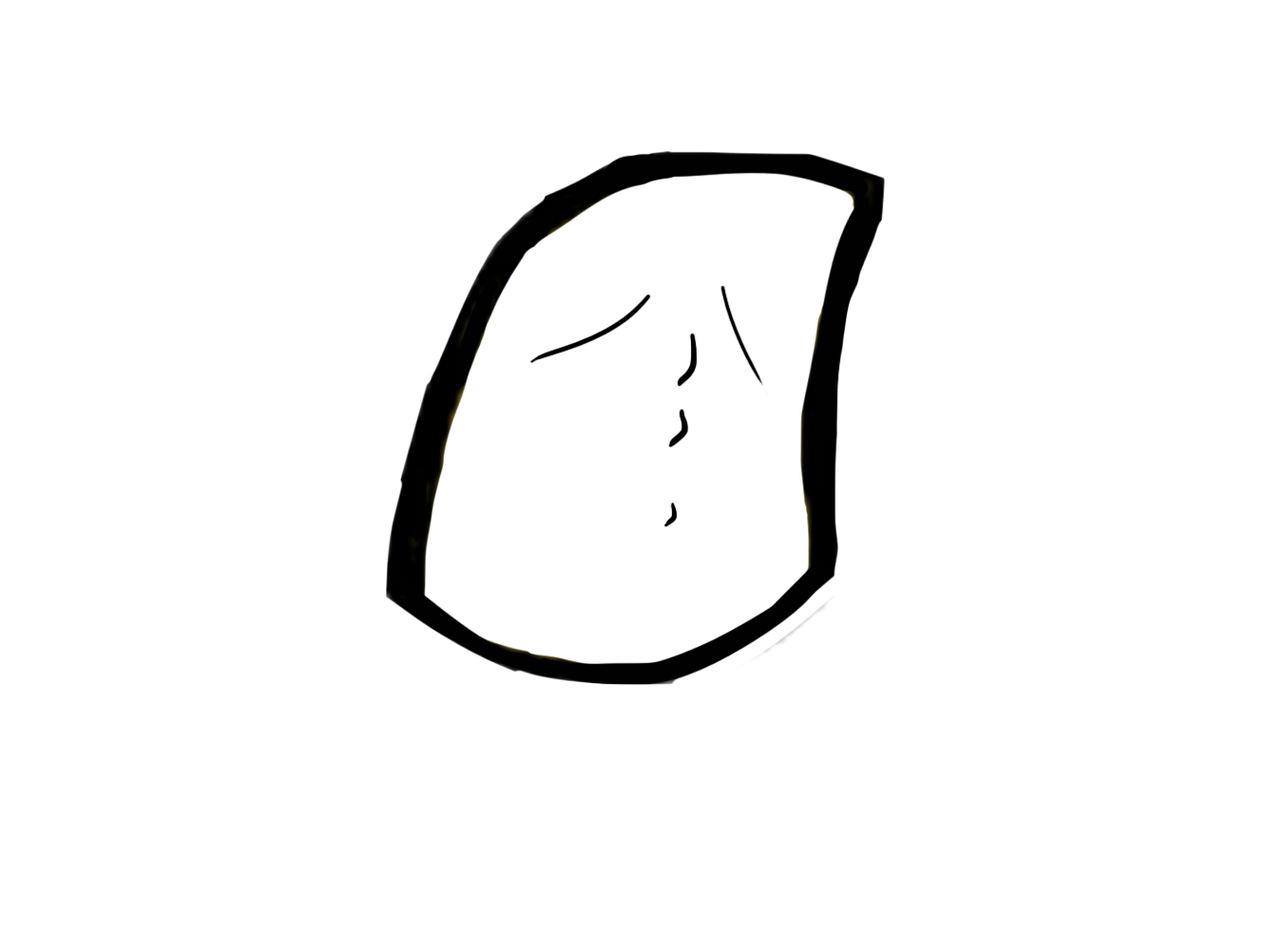
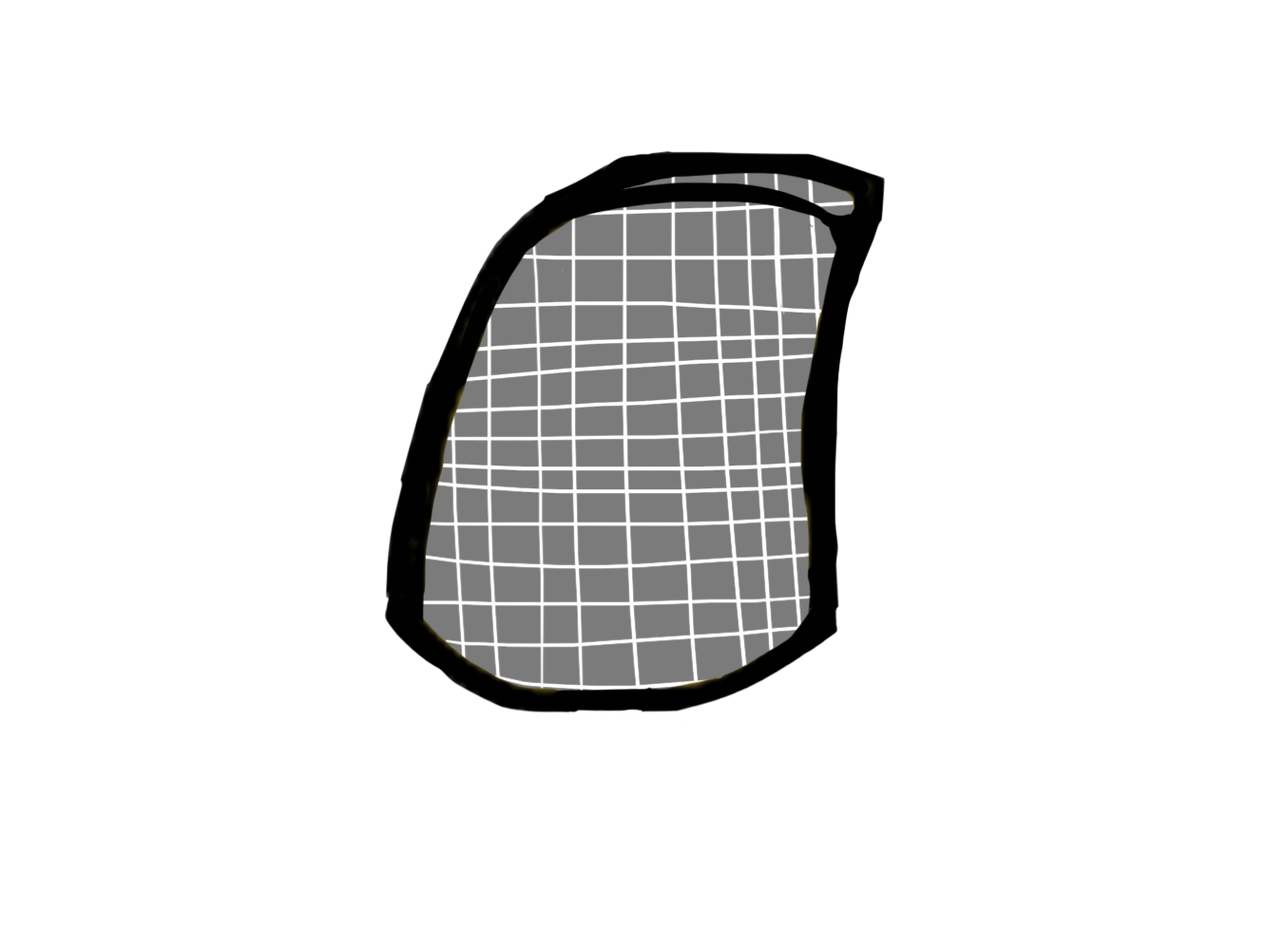
Comparing the layer stacks of the two (1267, 950) images. Changes:
added layer "Layer 7" above "Layer 8" over [383, 171, 855, 714]
added layer "Layer 8" above "Layer 0" over [407, 171, 855, 703]
hid "Layer 0" over [383, 171, 855, 686]
added layer "Layer 6" above "Layer 5" over [383, 171, 855, 714]
added layer "Layer 5" above "Layer 4" over [383, 171, 855, 714]
hid "Layer 1" over [394, 171, 855, 681]
